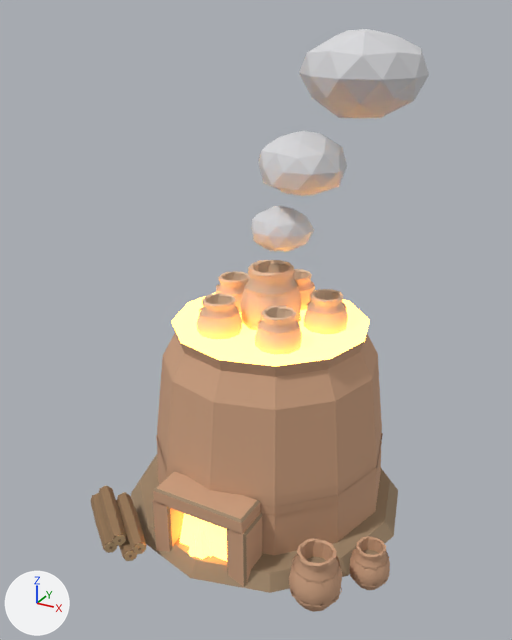
Two versions of the glTF model assets/3d/models/kiln.glb, one commit apart.
Camera for both pictures: a 50 mm lens placed at (1.75, -3.31, 2.85), pointed at (0.0, -0.13, 1.26). Lighting does not change. The marker at lower left points along +X, +Y and +Z. The first picture is the older version.

The older version as bpy lines, for what is in view:
```python
mat_snow = principled_material('snow')
mat_snow.base_color = (0.7, 0.7, 0.72)  # light grey #dadadd
mat_snow.roughness = 0.85
me_kiln = bpy.data.meshes.new('kiln')
me_kiln.from_pydata(...)  # 2144 vertices, 3632 faces; spans x -0.88..0.97, y -0.95..0.86, z 0.0..2.76
# faces by material slot: [404, 766, 46, 1728, 240, 288, 160]
me_kiln.materials.append(mat_earth)  # beige #a2896c
me_kiln.materials.append(mat_clay)  # brown #cea281
me_kiln.materials.append(mat_glow)  # orange #ffb350, glowing orange #ffb350
me_kiln.materials.append(mat_horn)  # beige #e7c5a6
me_kiln.materials.append(mat_snow)  # light grey #dadadd
me_kiln.materials.append(mat_trunk)  # brown #957655
me_kiln.materials.append(mat_wood)  # beige #c8aa81
ob_kiln = bpy.data.objects.new('kiln', me_kiln)
ob_kiln.location = (0.0, 0.0, 0.0)
```
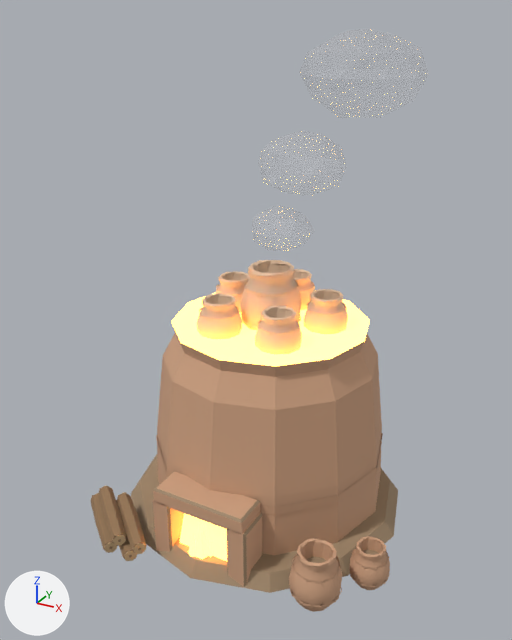
What the commit changed:
In material 'snow' (mat_snow), alpha goes from 1.0 to 0.16.

Where the change shows, as pixel boxes (x1, y1, x2, y2) in the pictures (512 x 640 px):
'kiln', surface changed: (252, 29, 429, 302) in both
